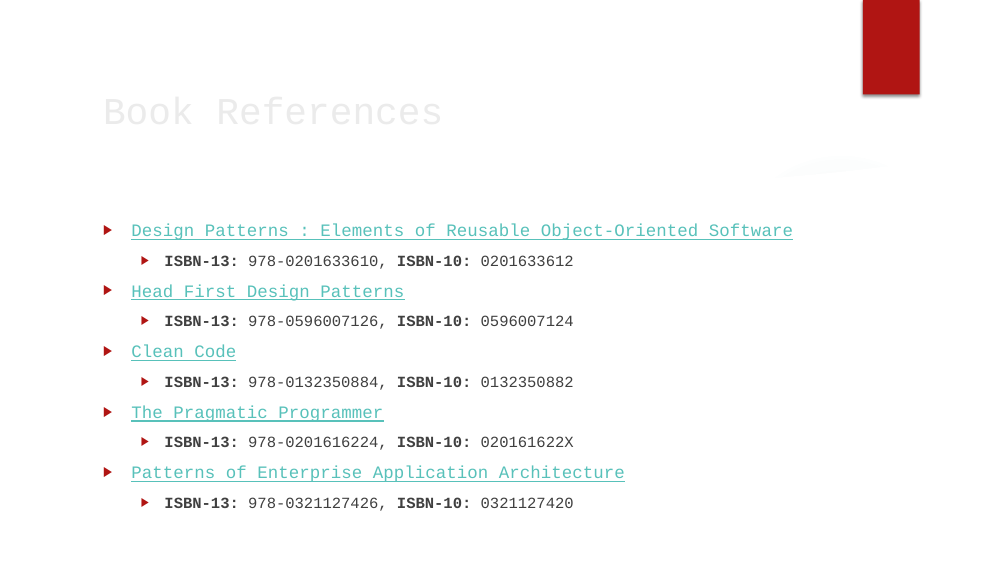
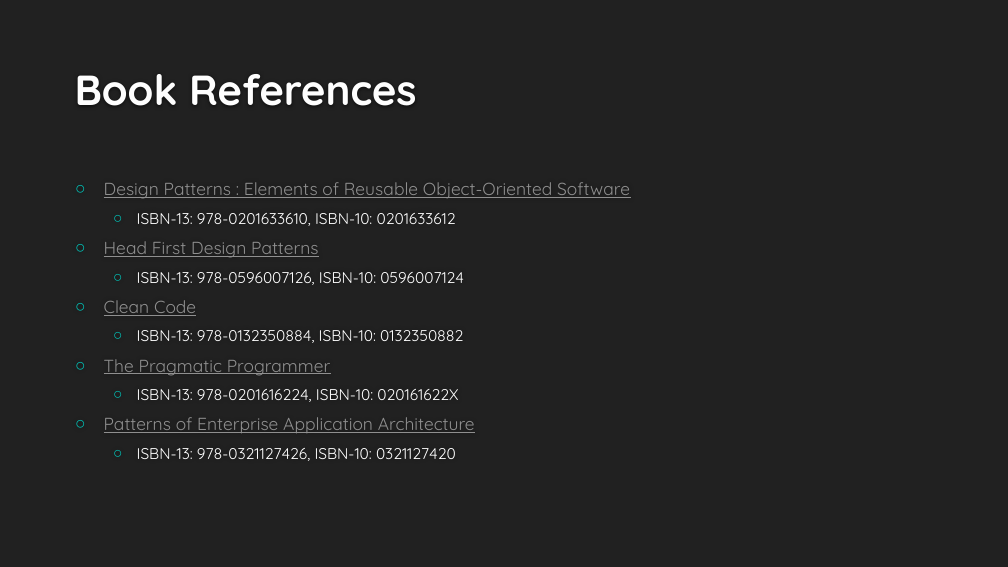
Before and after one commit to buildmotion/better-business-logic-with-typescript, a slide deck: slide 11 of Presentation/Better Business Logic with Typescript.pptx. Drawn at 1008x567 pixels with LibreOffice and Linux fonts; fonts in the diff are those of the drawing; background and template pictures are left out. Boxes give left, top, right and bottom in pixels: in the first picture for what was removed or moved away, otherwise in the second. Text is boxed around its words. In the diff, an @@ line names an element or a change of style, - is before the commit and + after.

```diff
--- a/Presentation/Better Business Logic with Typescript.pptx
+++ b/Presentation/Better Business Logic with Typescript.pptx
@@ background picture (left out) to #212121 @@
@@ group removed at [0, 0, 1008, 567]: 3 ellipses, 3 freeform shapes @@
@@ rectangle removed at [863, 0, 920, 95] @@
@@ title "Book References": place and size @@
-title "Book References" at [95, 80, 825, 138]
+title "Book References" at [75, 74, 417, 106]
@@ title "Book References" at [75, 74, 417, 106]: size 36 to 40 pt, font Courier New to Quicksand, text colour #EBEBEB to #FEFEFE, bold on; vertical alignment middle to bottom @@
@@ text "Design Patterns : Elements of ...": place and size @@
-text "Design Patterns : Elements of ..." at [131, 224, 793, 511]
+text "Design Patterns : Elements of ..." at [104, 182, 630, 461]
@@ text "Design Patterns : Elements of ..." at [104, 182, 630, 461]: font Courier New to Quicksand; text colour #58C1BA to #8F8F8F in "Design Patterns : Elements of Reusable Object-Oriented ...", "Head First Design Patterns", "Clean Code", "The Pragmatic Programmer" and 1 more places; text colour #404040 to #FFFFFF in "ISBN-13: 978-0201633610, ISBN-10: 0201633612", "ISBN-13: 978-0596007126, ISBN-10: 0596007124", "ISBN-13: 978-0132350884, ISBN-10: 0132350882", "ISBN-13: 978-0201616224, ISBN-10: 020161622X" and 1 more places; bold off in "ISBN-13: ISBN-10:", "ISBN-13: ISBN-10:", "ISBN-13: ISBN-10:", "ISBN-13: ISBN-10:" and 1 more places; bullet ▶ to ○; bullet colour #B01513 to #00C6BB; less space between paragraphs; vertical alignment top to middle @@
```
Also in this commit, not shown: 10 other slides changed, 1 slide added.
